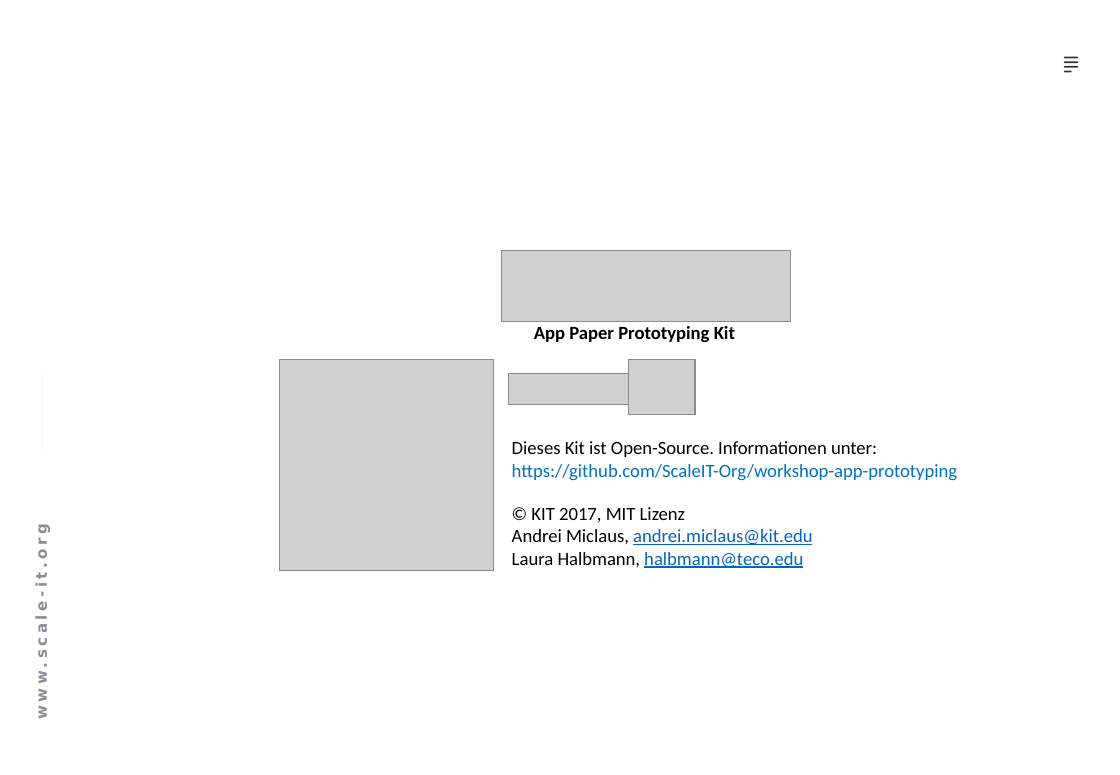
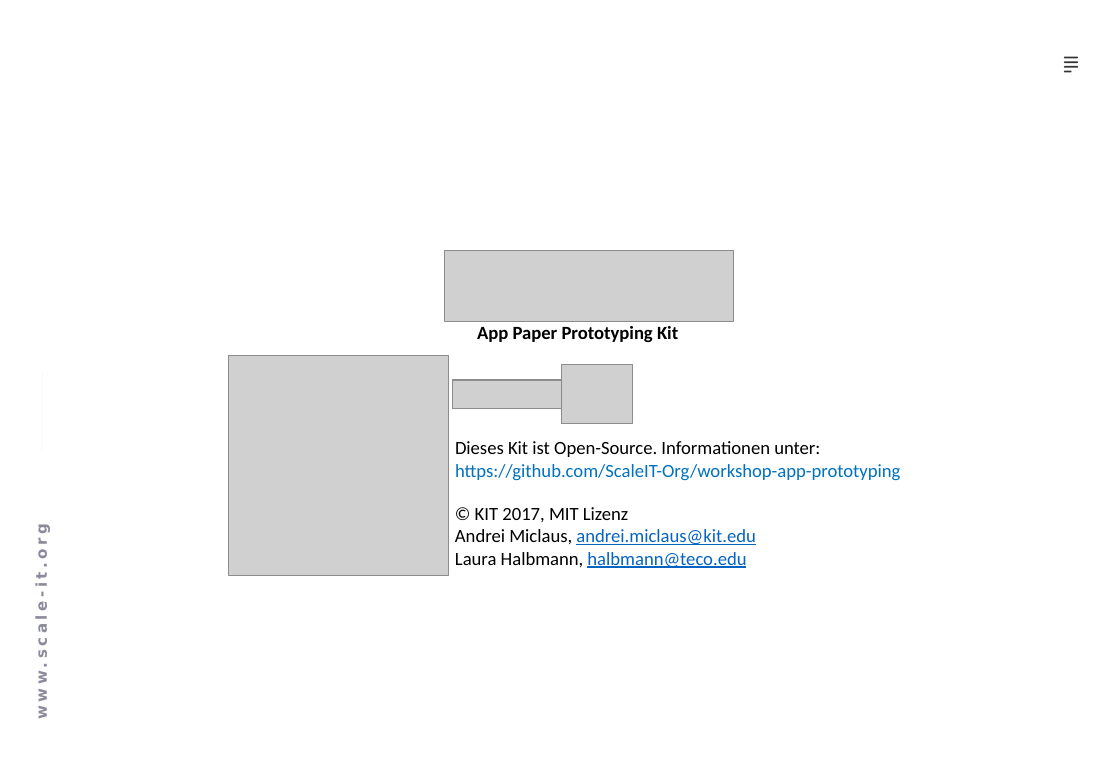
Before and after one commit to ScaleIT-Org/workshop-app-prototyping, a slide deck: slide 1 of Prototyping Materials.pptx. Drawn at 1120x775 pixels with LibreOffice and Linux fonts; fonts in the diff are those of the drawing; grey boxes stand for pictures. Boxes give left, top, right and bottom in pixels: in the first picture for what was removed or moved away, otherwise in the second. Text is boxed around its words. In the diff, an @@ line names an element or a change of style, - is before the commit and + after.

Commit message:
Updated Prototyping Materials

```diff
--- a/Prototyping Materials.pptx
+++ b/Prototyping Materials.pptx
@@ 2 texts, 1 picture: place and size @@
-2 texts, 1 picture at (502,250,812,568)
+2 texts, 1 picture at (445,250,755,568)
@@ picture: place and size @@
-picture at (279,360,493,571)
+picture at (229,356,449,576)
@@ picture: place and size @@
-picture at (509,373,629,404)
+picture at (453,381,562,408)
@@ picture: place and size @@
-picture at (629,360,695,415)
+picture at (562,365,633,424)
@@ text "Dieses Kit ist Open-Source. Informationen ...": place and size @@
-text "Dieses Kit ist Open-Source. Informationen ..." at (512,441,958,481)
+text "Dieses Kit ist Open-Source. Informationen ..." at (455,441,901,481)
```
Also in this commit, not shown: 2 slides added, 3 slides removed.
